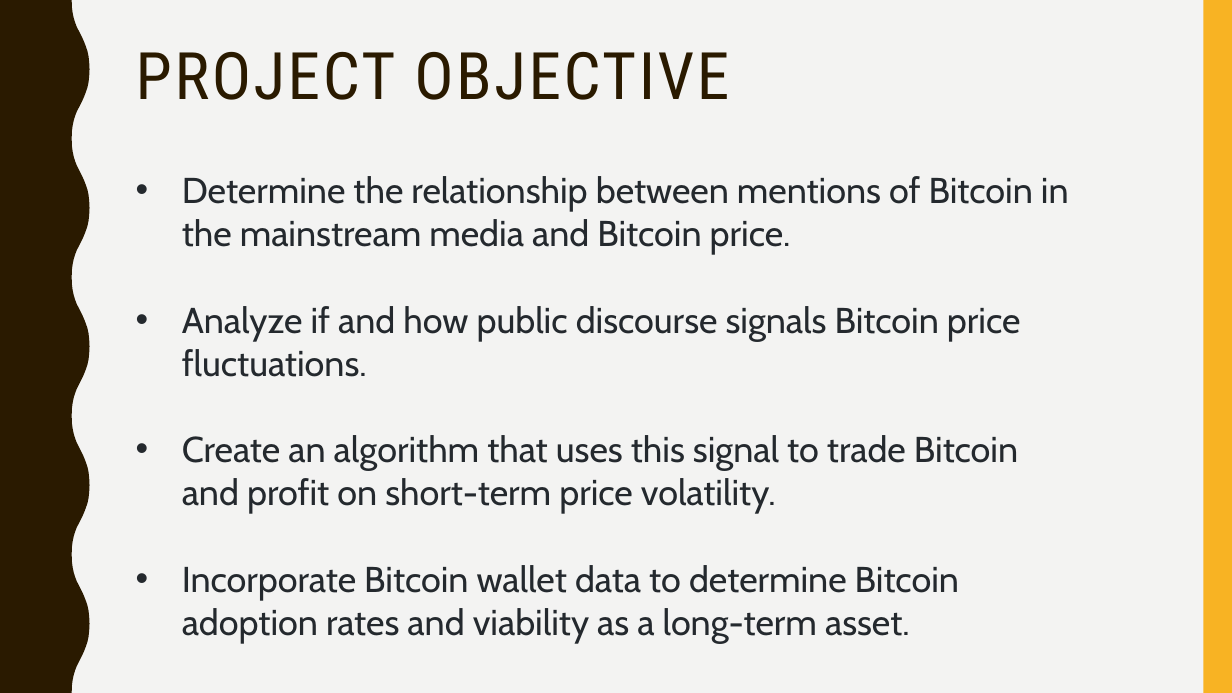
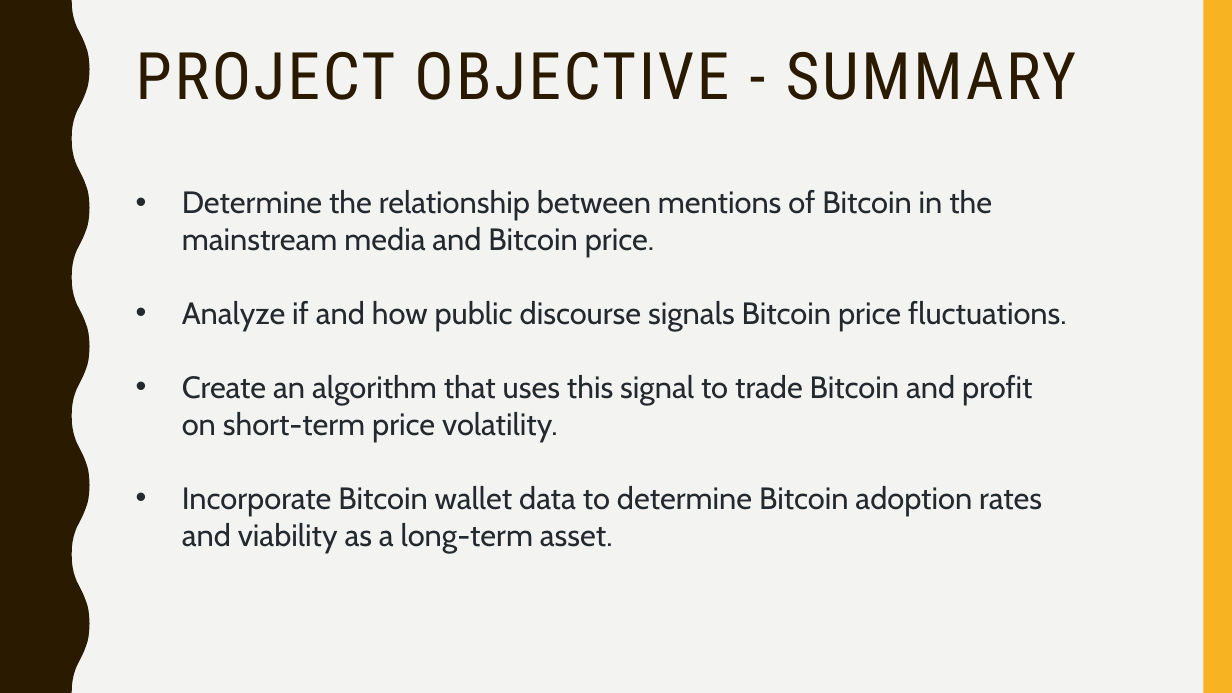
Before and after one commit to wpcesaire/crypto_sentiment-price_analysis_project, a slide deck: slide 3 of Fintech Project 2.pptx. Drawn at 1232x693 pixels with LibreOffice and Linux fonts; fonts in the diff are those of the drawing. Boxes give left, top, right and bottom in pixels: in the first picture for what was removed or moved away, otherwise in the second. Text is boxed around its words. In the diff, an @@ line names an element or a change of style, - is before the commit and + after.

```diff
--- a/Fintech Project 2.pptx
+++ b/Fintech Project 2.pptx
@@ title at <box>136,52,1076,100</box>: text changed @@
-PROJECT OBJECTIVE
+PROJECT OBJECTIVE - SUMMARY
@@ text "Determine the relationship between mentions ...": place and size @@
-text "Determine the relationship between mentions ..." at <box>182,176,1069,644</box>
+text "Determine the relationship between mentions ..." at <box>182,190,1067,553</box>
@@ text "Determine the relationship between mentions ..." at <box>182,190,1067,553</box>: size 28 to 24 pt @@
```
Also in this commit, not shown: 1 other slide changed.
